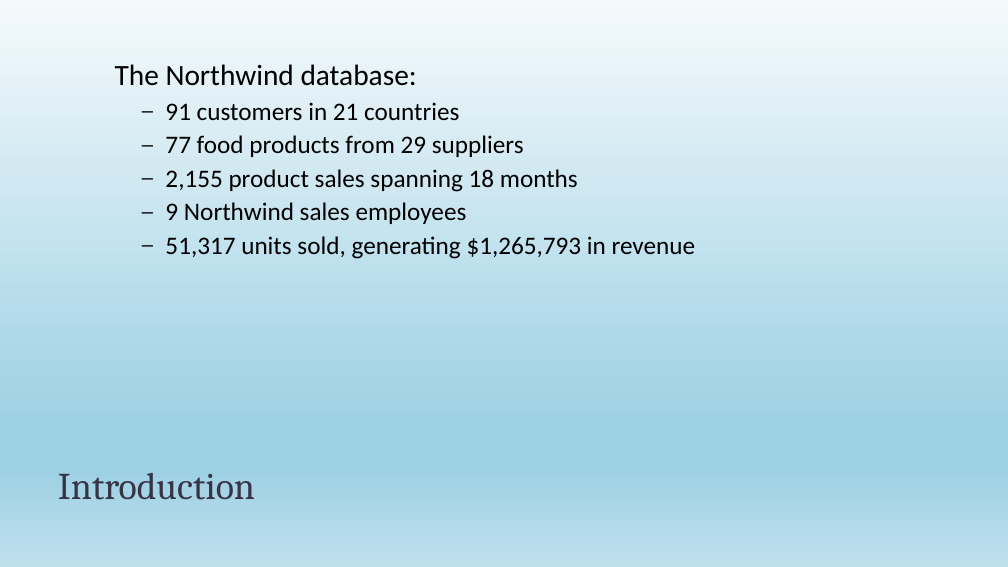
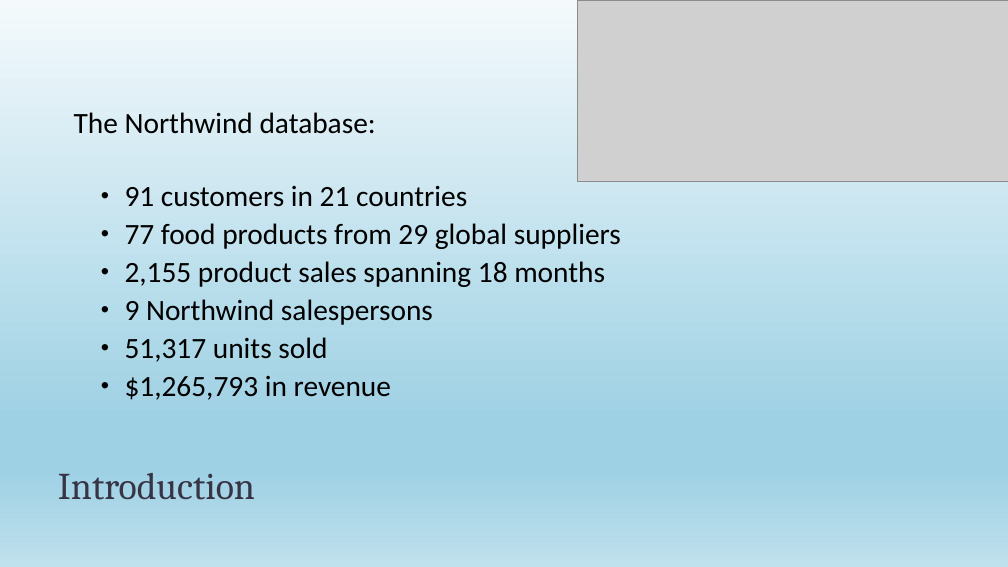
Before and after one commit to magnawhale/dsc-mod-3-project-online-ds-ft-051319, a slide deck: slide 2 of Northwind.pptx. Drawn at 1008x567 pixels with LibreOffice and Linux fonts; fonts in the diff are those of the drawing; grey boxes stand for pictures. Boxes give left, top, right and bottom in pixels: in the first picture for what was removed or moved away, otherwise in the second. Text is boxed around its words. In the diff, an @@ line names an element or a change of style, - is before the commit and + after.

```diff
--- a/Northwind.pptx
+++ b/Northwind.pptx
@@ picture added at (577,0,1008,182) @@
@@ text "The Northwind database:": place and size @@
-text "The Northwind database:" at (115,64,696,259)
+text "The Northwind database:" at (74,112,621,400)
@@ text at (125,185,605,287): size 24 to 28 pt in "91 customers in 21 countries", "2,155 product sales spanning 18 months"; bullet – to • @@
@@ text at (125,223,621,249): text changed; size 24 to 28 pt @@
-  – 77 food products from 29 suppliers
+  • 77 food products from 29 global suppliers
@@ text at (125,299,433,400): text changed; size 24 to 28 pt @@
-  – 9 Northwind sales employees
-  – 51,317 units sold, generating $1,265,793 in revenue
+  • 9 Northwind salespersons
+  • 51,317 units sold
+  • $1,265,793 in revenue
```
Also in this commit, not shown: 4 other slides changed, 2 slides added, 2 slides removed, 3 other files.
